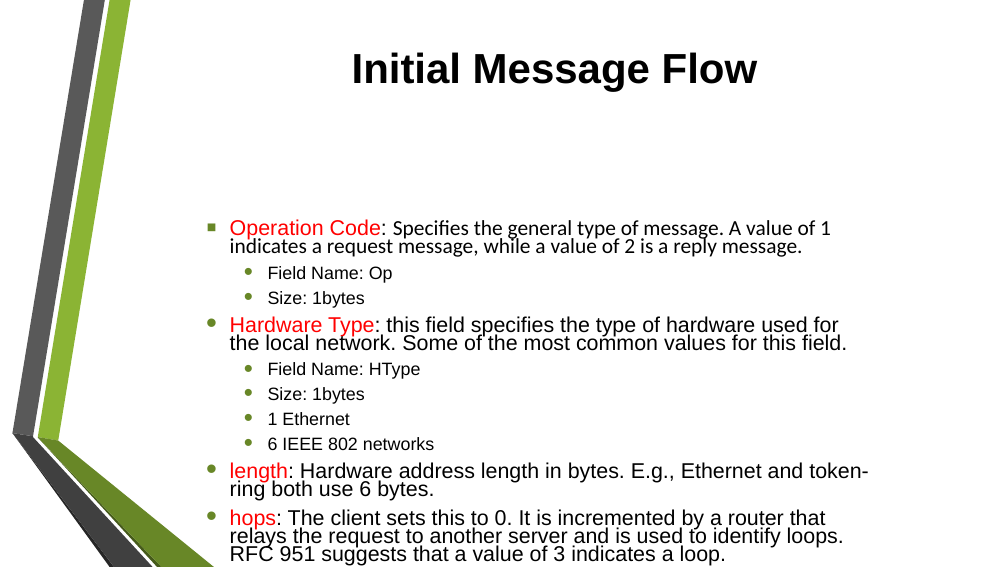
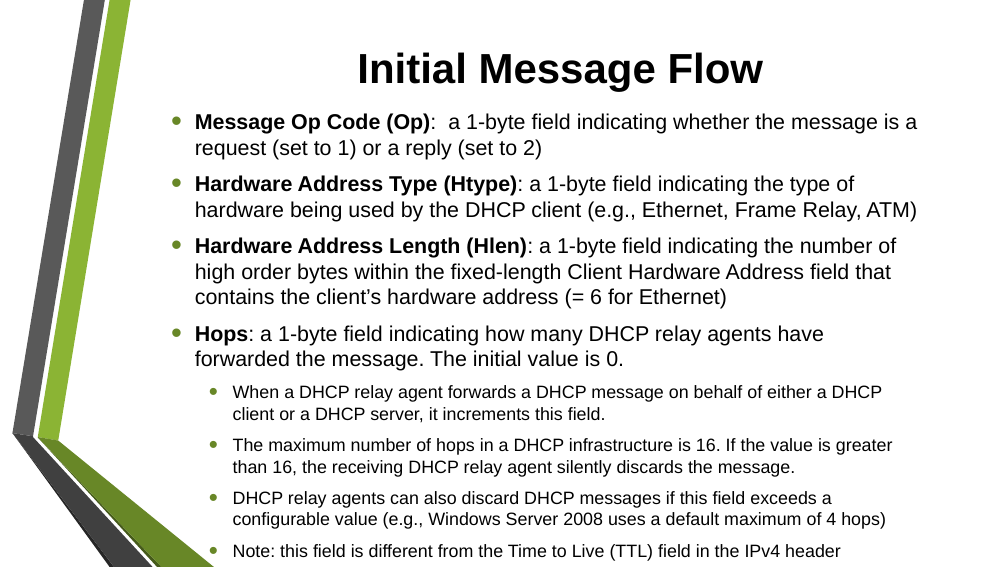
Before and after one commit to tiendatdk3493/Tai_Lieu, a slide deck: slide 13 of Dynamic Host Configuration Protocol (DHCP) Overview.pptx. Drawn at 1008x567 pixels with LibreOffice and Linux fonts; fonts in the diff are those of the drawing; background and template pictures are left out. Boxes give left, top, right and bottom in pixels: in the first picture for what was removed or moved away, otherwise in the second. Text is boxed around its words. In the diff, an @@ line names an element or a change of style, - is before the commit and + after.

Commit message:
DHCP

```diff
--- a/Dynamic Host Configuration Protocol (DHCP) Overview.pptx
+++ b/Dynamic Host Configuration Protocol (DHCP) Overview.pptx
@@ title "Initial Message Flow": place and size @@
-title "Initial Message Flow" at [352, 52, 757, 91]
+title "Initial Message Flow" at [357, 52, 763, 91]
@@ text added at [195, 113, 917, 561], 20.4 pt, text #000000 @@
+• Message Op Code (Op): a 1-byte field indicating whether the message is a request (set to 1) or a reply (set to 2)
+• Hardware Address Type (Htype): a 1-byte field indicating the type of hardware being used by the DHCP client (e.g., Ethernet, Frame Relay, ATM)
+• Hardware Address Length (Hlen): a 1-byte field indicating the number of high order bytes within the fixed-length Client Hardware Address field that contains the client’s hardware address (= 6 for Ethernet)
+• Hops: a 1-byte field indicating how many DHCP relay agents have forwarded the message. The initial value is 0.
+  • When a DHCP relay agent forwards a DHCP message on behalf of either a DHCP client or a DHCP server, it increments this field.
+  • The maximum number of hops in a DHCP infrastructure is 16. If the value is greater than 16, the receiving DHCP relay agent silently discards the message.
+  • DHCP relay agents can also discard DHCP messages if this field exceeds a configurable value (e.g., Windows Server 2008 uses a default maximum of 4 hops)
+  • Note: this field is different from the Time to Live (TTL) field in the IPv4 header
@@ text removed at [230, 219, 869, 566] @@
-▪ Operation Code: Specifies the general type of message. A value of 1 indicates a request message, while a value of 2 is a reply message.
-  • Field Name: Op
-  • Size: 1bytes
-• Hardware Type: this field specifies the type of hardware used for the local network. Some of the most common values for this field.
-  • Field Name: HType
-  • Size: 1bytes
-  • 1 Ethernet
-  • 6 IEEE 802 networks
-• length: Hardware address length in bytes. E.g., Ethernet and token-ring both use 6 bytes.
-• hops: The client sets this to 0. It is incremented by a router that relays the request to another server and is used to identify loops. RFC 951 suggests that a value of 3 indicates a loop.
```
Also in this commit, not shown: 4 slides added, 4 slides removed.
